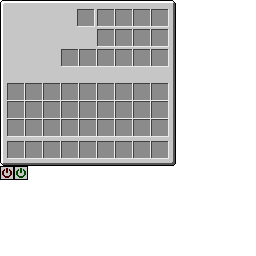
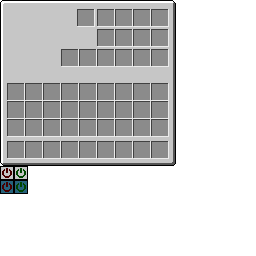
Layer changes from the first 256x256 image to the second:
added layer "OnOffButton_OnHover" above "OnOffButton_On" over [14, 180, 28, 194]
added layer "OnOffButton_OffHover" above "OnOffButton_Off" over [0, 180, 14, 194]